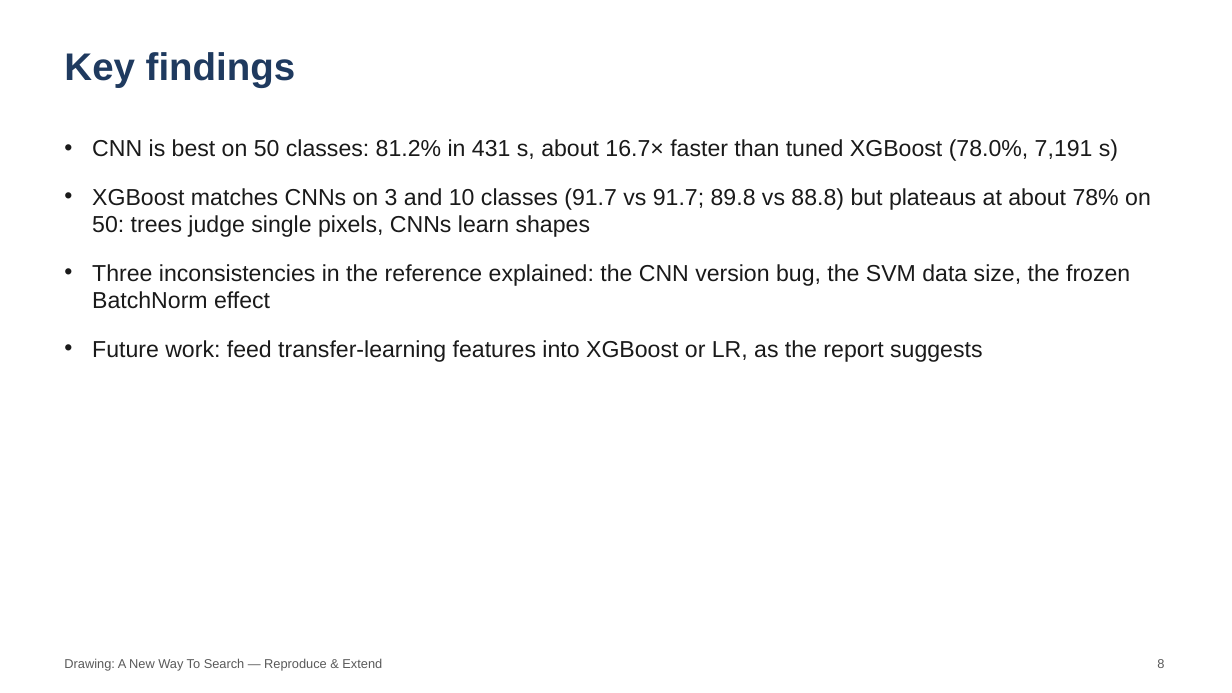
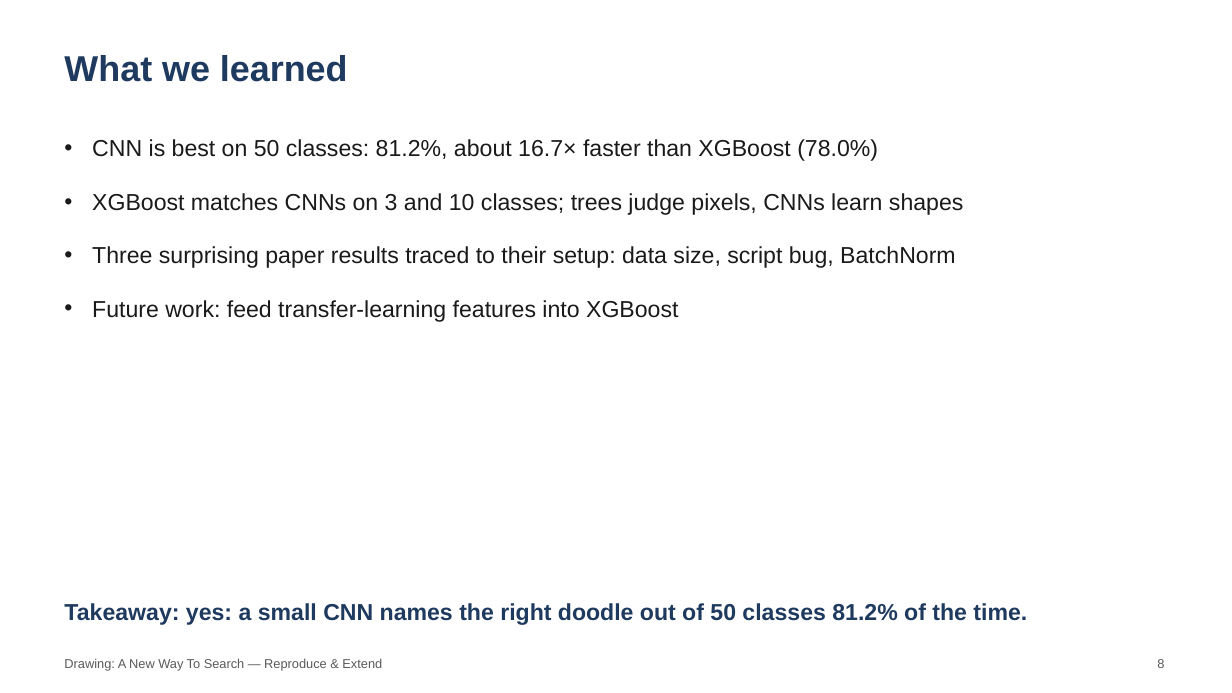
Before and after one commit to kesho475/ML-MiniProject, a slide deck: slide 8 of presentation/ML_MiniProject.pptx. Drawn at 1232x693 pixels with LibreOffice and Linux fonts; fonts in the diff are those of the drawing. Boxes give left, top, right and bottom in pixels: in the first picture for what was removed or moved away, otherwise in the second. Text is boxed around its words. In the diff, an @@ line names an element or a change of style, - is before the commit and + after.

```diff
--- a/presentation/ML_MiniProject.pptx
+++ b/presentation/ML_MiniProject.pptx
@@ text removed at bbox=[64, 52, 295, 87] @@
-Key findings
@@ text added at bbox=[64, 55, 348, 82], 28 pt, text #1F3A5F, bold @@
+What we learned
@@ text at bbox=[92, 139, 963, 322]: text changed @@
-• CNN is best on 50 classes: 81.2% in 431 s, about 16.7× faster than tuned XGBoost (78.0%, 7,191 s)
-• XGBoost matches CNNs on 3 and 10 classes (91.7 vs 91.7; 89.8 vs 88.8) but plateaus at about 78% on 50: trees judge single pixels, CNNs learn shapes
-• Three inconsistencies in the reference explained: the CNN version bug, the SVM data size, the frozen BatchNorm effect
-• Future work: feed transfer-learning features into XGBoost or LR, as the report suggests
+• CNN is best on 50 classes: 81.2%, about 16.7× faster than XGBoost (78.0%)
+• XGBoost matches CNNs on 3 and 10 classes; trees judge pixels, CNNs learn shapes
+• Three surprising paper results traced to their setup: data size, script bug, BatchNorm
+• Future work: feed transfer-learning features into XGBoost
@@ text added at bbox=[64, 603, 1027, 625], 18 pt, text #1F3A5F, bold @@
+Takeaway: yes: a small CNN names the right doodle out of 50 classes 81.2% of the time.
```
Also in this commit, not shown: 6 other slides changed, 1 slide added, 1 slide removed, 7 other files.
